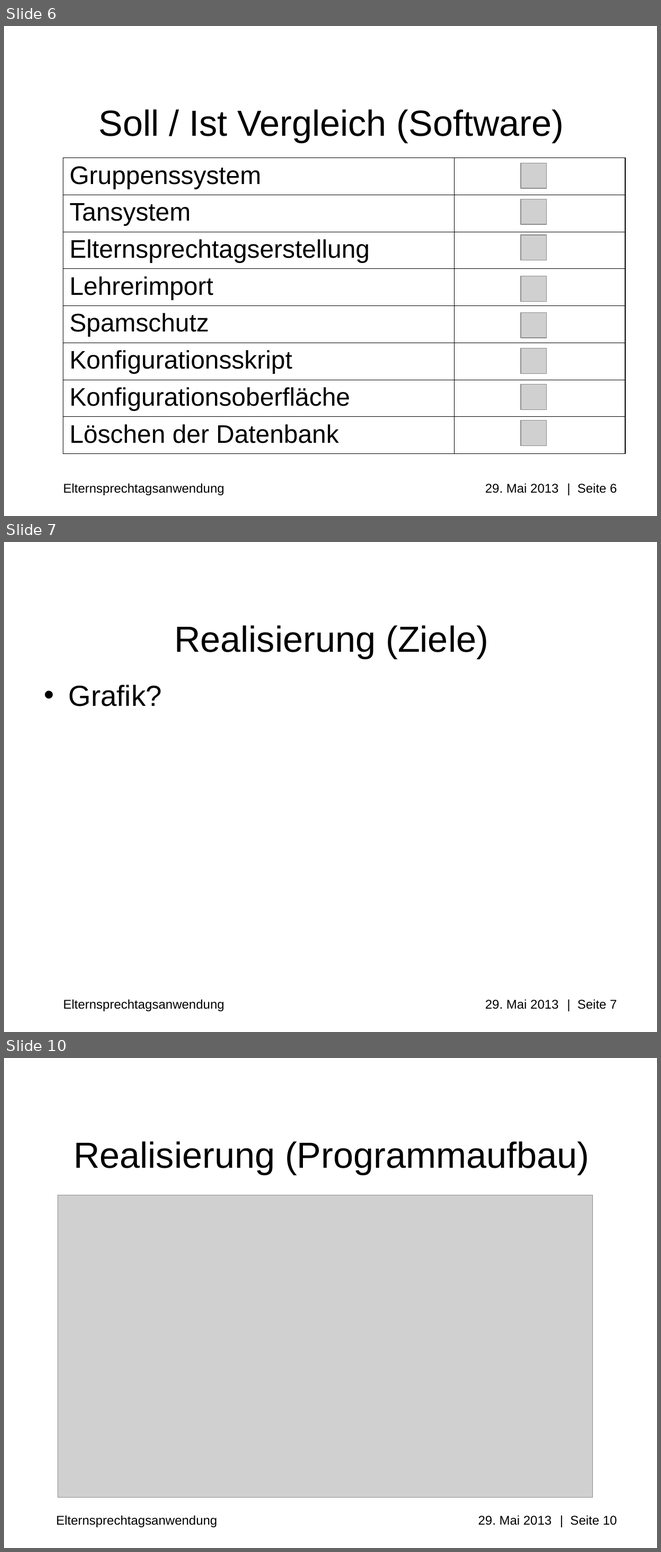
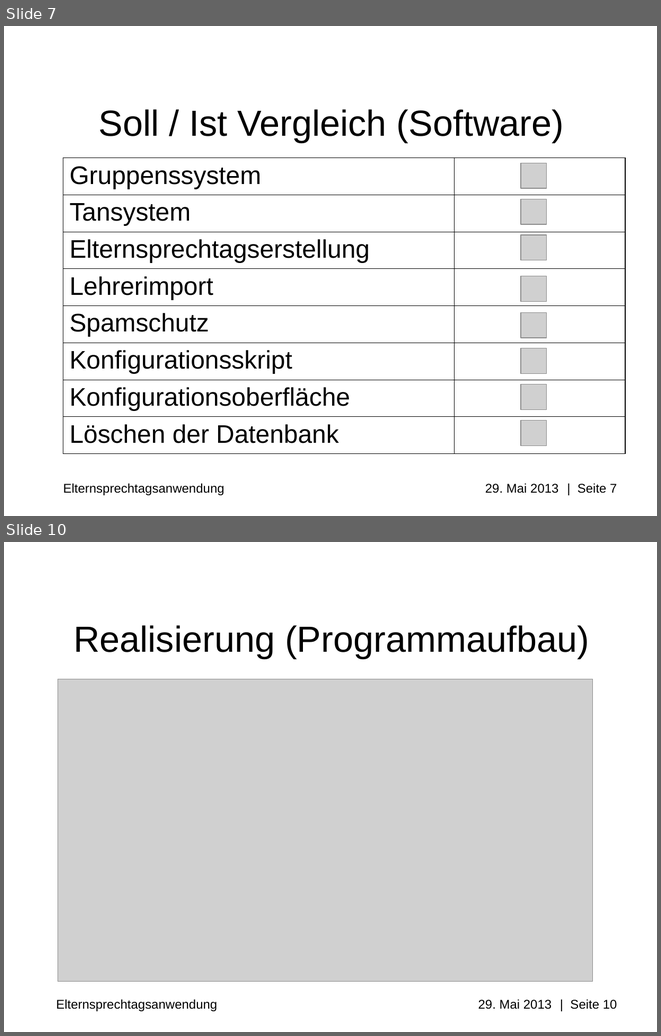
Before and after one commit to Professi/esta, a slide deck: docs/Praesentation/Elternsprechtagsanwendung(ESTA)_pre_alpha_0.0.0.1.ppt. Shown one above the other, each under a label of ours: slides 6, 7 and 10 before the commit, slides 7 and 10 after it; the slides between them are not shown. The pictures are 661x1552 and 661x1036 pixels, drawn with LibreOffice and Linux fonts; fonts in the diff are those of the drawing; grey boxes stand for pictures; background and template pictures are left out. Boxes give left, top, right and bottom in pixels: in the first picture for what was removed or moved away, otherwise in the second. Text is boxed around its words. In the diff, an @@ line names an element or a change of style, - is before the commit and + after.

```diff
--- a/docs/Praesentation/Elternsprechtagsanwendung(ESTA)_pre_alpha_0.0.0.1.ppt
+++ b/docs/Praesentation/Elternsprechtagsanwendung(ESTA)_pre_alpha_0.0.0.1.ppt
@@ slide 7 removed at (4, 542, 657, 1032), background #FFFFFF; not listed: 1 template element that a slide beside it also shows @@
@@ title removed at (174, 625, 488, 659) @@
-Realisierung (Ziele)
@@ text removed at (68, 685, 161, 706) @@
-• Grafik?
@@ what was slide 6 is now slide 7 @@
@@ text at (63, 483, 617, 495): text changed @@
-Elternsprechtagsanwendung 29. Mai 2013 | Seite 6
+Elternsprechtagsanwendung 29. Mai 2013 | Seite 7
```
Also in this commit, not shown: 2 slides changed, 1 slide added, 3 other files.
